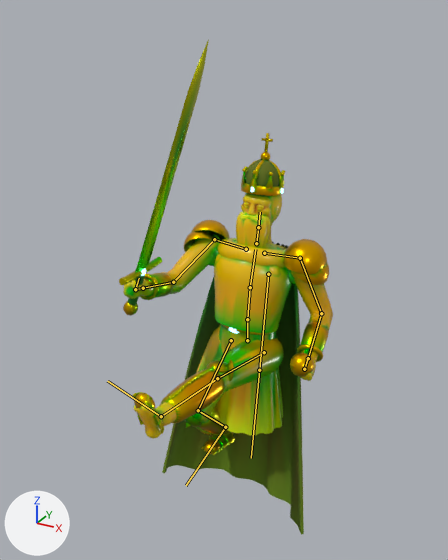
The glTF model public/models/king_lo.glb, before and after one commit.
Before and after are seen from a 50 mm camera at (1.38, -2.84, 2.57) aimed at (-0.04, -0.26, 1.28). Arrows for +X, +Y and +Z are at lower left; the lights stay in place. The picture after the commit comes second. Both versions are drawn at frame 6 of the action 'silly'; the numbers are the values there. The bones that change, and the others that lie on the model, are drawn over the model as lines.

Objects in the first picture: 'king'.
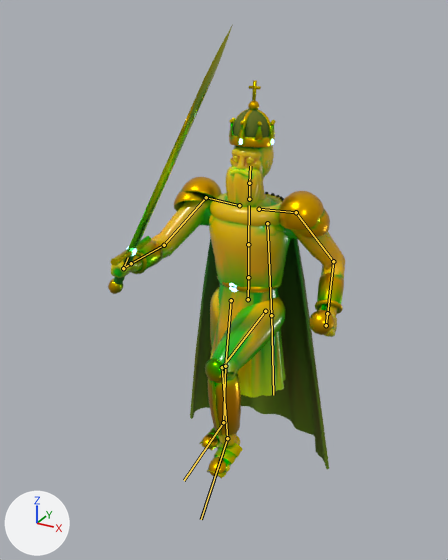
Changed parts and their boxes (x1, y1, x2, y2) in the pictures (448 x 560 px):
'king', posed (11% wider, 8% shorter): before (119, 39, 333, 534); after (108, 24, 345, 478)
bone 'hips', root to tip: before (247, 340) to (247, 321); after (248, 299) to (248, 279)
bone 'spine', root to tip: before (247, 319) to (250, 287); after (248, 277) to (248, 244)
bone 'chest', root to tip: before (250, 287) to (255, 249); after (248, 244) to (249, 205)
bone 'neck', root to tip: before (256, 243) to (258, 227); after (249, 199) to (249, 183)
bone 'head', root to tip: before (258, 227) to (260, 212); after (249, 183) to (250, 166)
bone 'upperarm.L', root to tip: before (300, 258) to (321, 313); after (296, 212) to (333, 261)
bone 'upperarm.R', root to tip: before (214, 239) to (173, 282); after (206, 197) to (164, 245)
bone 'prop.R', root to tip: before (135, 289) to (139, 278); after (123, 268) to (128, 257)
bone 'thigh.L', root to tip: before (264, 352) to (217, 378); after (265, 311) to (222, 367)
bone 'shin.L', root to tip: before (217, 378) to (161, 416); after (222, 367) to (227, 438)
bone 'foot.L', root to tip: before (161, 416) to (107, 381); after (227, 438) to (201, 519)
bone 'thigh.R', root to tip: before (231, 340) to (198, 410); after (231, 300) to (225, 366)
bone 'shin.R', root to tip: before (198, 410) to (225, 427); after (225, 366) to (223, 422)
bone 'foot.R', root to tip: before (225, 427) to (186, 485); after (223, 422) to (184, 480)

What changed in the scene script:
```text
Change bone_hips:
    where bone_hips = bpy.data.objects['king_rig'].pose.bones['hips']  # child of 'root'
    bone_hips.location: (-0.03, -0.236, 0.0) -> (-0.03, 0.028, 0.0)
Change bone_spine:
    where bone_spine = bpy.data.objects['king_rig'].pose.bones['spine']  # child of 'hips'
    bone_spine.rotation_quaternion: (0.999, -0.042, 0.0, 0.0) -> (1.0, 0.01, 0.0, 0.0)  # degrees (-5, 0, 0) -> degrees (1, 0, 0)
Change bone_chest:
    where bone_chest = bpy.data.objects['king_rig'].pose.bones['chest']  # child of 'spine'
    bone_chest.rotation_quaternion: (0.995, -0.085, 0.044, 0.004) -> (0.999, -0.012, 0.045, 0.001)  # degrees (-10, 5, 0) -> degrees (-1, 5, 0)
Change bone_neck:
    where bone_neck = bpy.data.objects['king_rig'].pose.bones['neck']  # child of 'chest'
    bone_neck.rotation_quaternion: (1.0, 0.025, 0.0, 0.0) -> (1.0, -0.006, 0.0, 0.0)  # degrees (3, 0, 0) -> degrees (-1, 0, 0)
Change bone_head:
    where bone_head = bpy.data.objects['king_rig'].pose.bones['head']  # child of 'neck'
    bone_head.rotation_quaternion: (1.0, 0.024, 0.018, 0.0) -> (0.999, -0.039, 0.018, 0.001)  # degrees (3, 2, 0) -> degrees (-4, 2, 0)
Change bone_upperarm_l:
    where bone_upperarm_l = bpy.data.objects['king_rig'].pose.bones['upperarm.L']  # child of 'shoulder.L'
    bone_upperarm_l.rotation_quaternion: (0.971, 0.188, -0.028, -0.147) -> (0.956, 0.186, -0.044, -0.224)  # degrees (22, 0, -17) -> degrees (22, 0, -26)
Change bone_upperarm_r:
    where bone_upperarm_r = bpy.data.objects['king_rig'].pose.bones['upperarm.R']  # child of 'shoulder.R'
    bone_upperarm_r.rotation_quaternion: (0.914, -0.369, -0.062, 0.155) -> (0.899, -0.363, -0.092, 0.228)  # degrees (-44, 0, 19) -> degrees (-44, 0, 28)
Change bone_prop_r:
    where bone_prop_r = bpy.data.objects['king_rig'].pose.bones['prop.R']  # child of 'hand.R'
    bone_prop_r.rotation_quaternion: (0.619, 0.786, 0.0, 0.0) -> (0.712, 0.702, 0.0, 0.0)  # degrees (104, 0, 0) -> degrees (89, 0, 0)
Change bone_thigh_l:
    where bone_thigh_l = bpy.data.objects['king_rig'].pose.bones['thigh.L']  # child of 'hips'
    bone_thigh_l.rotation_quaternion: (0.673, -0.739, 0.026, -0.024) -> (0.823, -0.567, 0.02, -0.029)  # degrees (-95, 0, -4) -> degrees (-69, 0, -4)
Change bone_shin_l:
    where bone_shin_l = bpy.data.objects['king_rig'].pose.bones['shin.L']  # child of 'thigh.L'
    bone_shin_l.rotation_quaternion: (1.0, -0.01, 0.0, 0.0) -> (0.837, 0.547, 0.0, 0.0)  # degrees (-1, 0, 0) -> degrees (66, 0, 0)
Change bone_foot_l:
    where bone_foot_l = bpy.data.objects['king_rig'].pose.bones['foot.L']  # child of 'shin.L'
    bone_foot_l.rotation_quaternion: (0.986, 0.168, 0.0, 0.0) -> (0.972, 0.235, 0.0, 0.0)  # degrees (19, 0, 0) -> degrees (27, 0, 0)
Change bone_thigh_r:
    where bone_thigh_r = bpy.data.objects['king_rig'].pose.bones['thigh.R']  # child of 'hips'
    bone_thigh_r.rotation_quaternion: (0.94, -0.339, -0.012, 0.033) -> (0.999, 0.003, 0.0, 0.035)  # degrees (-40, 0, 4) -> degrees (0, 0, 4)
Change bone_shin_r:
    where bone_shin_r = bpy.data.objects['king_rig'].pose.bones['shin.R']  # child of 'thigh.R'
    bone_shin_r.rotation_quaternion: (0.764, 0.645, 0.0, 0.0) -> (1.0, -0.012, 0.0, 0.0)  # degrees (80, 0, 0) -> degrees (-1, 0, 0)
Change bone_foot_r:
    where bone_foot_r = bpy.data.objects['king_rig'].pose.bones['foot.R']  # child of 'shin.R'
    bone_foot_r.rotation_quaternion: (0.938, -0.347, 0.0, 0.0) -> (1.0, 0.009, 0.0, 0.0)  # degrees (-41, 0, 0) -> degrees (1, 0, 0)
```
